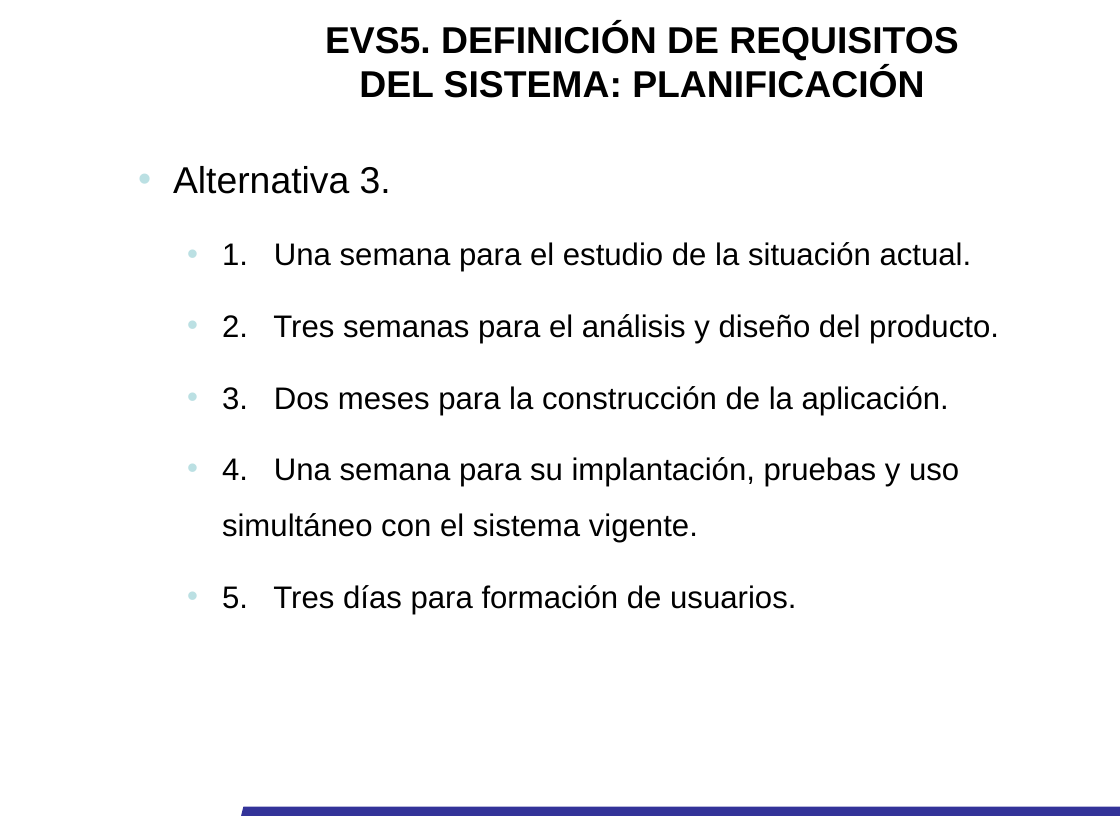
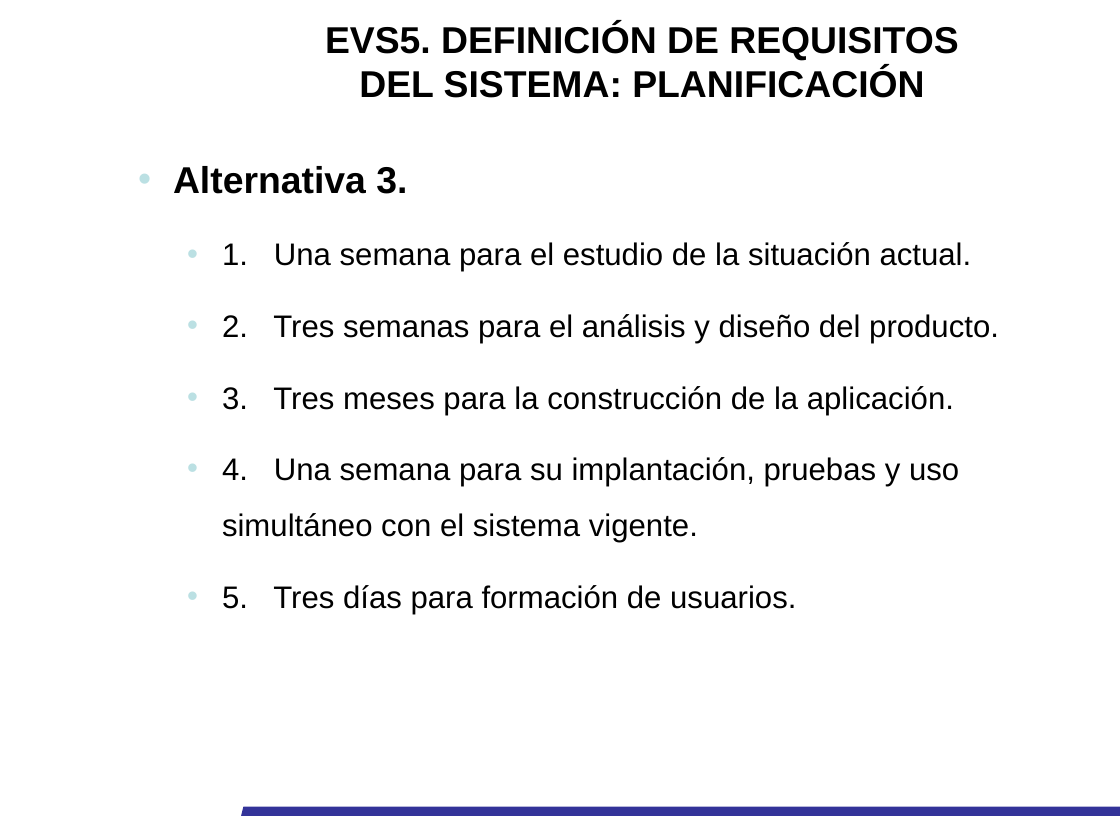
Before and after one commit to pquella/buscaminas, a slide deck: slide 20 of Docu elaborada/Presentación_EVS_UXOS_CENAD.pptx (slide 17 before the commit). Drawn at 1120x840 pixels with LibreOffice and Linux fonts; fonts in the diff are those of the drawing; background and template pictures are left out. Boxes give left, top, right and bottom in pixels: in the first picture for what was removed or moved away, otherwise in the second. Text is boxed around its words. In the diff, an @@ line names an element or a change of style, - is before the commit and + after.

```diff
--- a/Docu elaborada/Presentación_EVS_UXOS_CENAD.pptx
+++ b/Docu elaborada/Presentación_EVS_UXOS_CENAD.pptx
@@ text at <box>173,166,407,194</box>: bold on in "Alternativa 3." @@
@@ text at <box>222,386,954,415</box>: text changed @@
-  • 3. Dos meses para la construcción de la aplicación.
+  • 3. Tres meses para la construcción de la aplicación.
```
Also in this commit, not shown: 10 other slides changed, 4 slides added, 6 other files.
